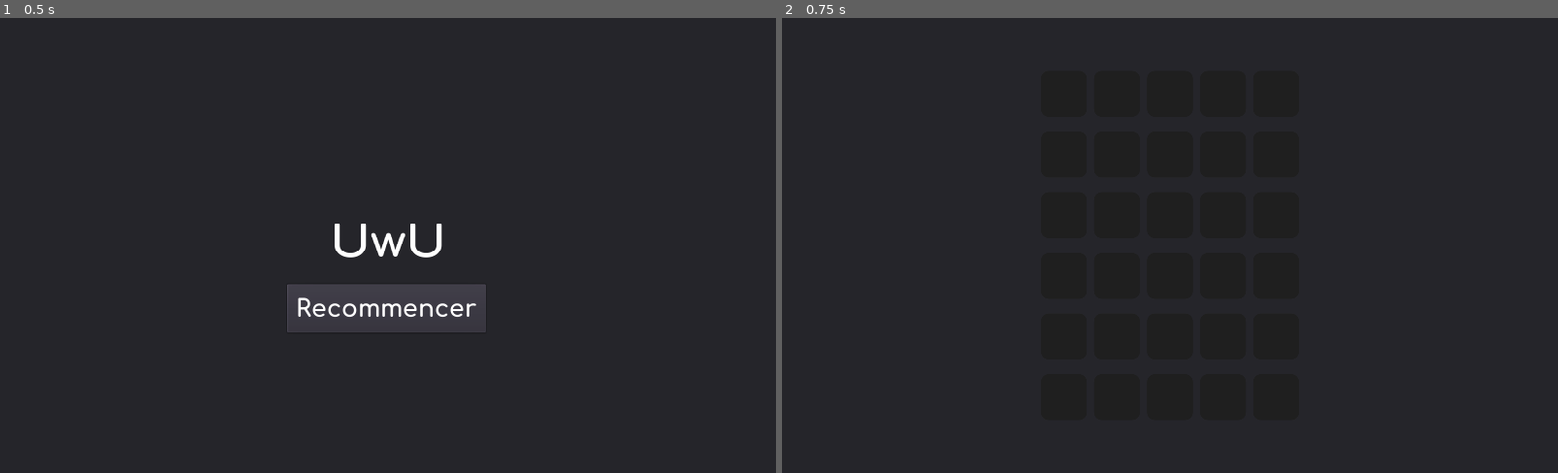
Above: before the commit, frames 1-2 (left to right).
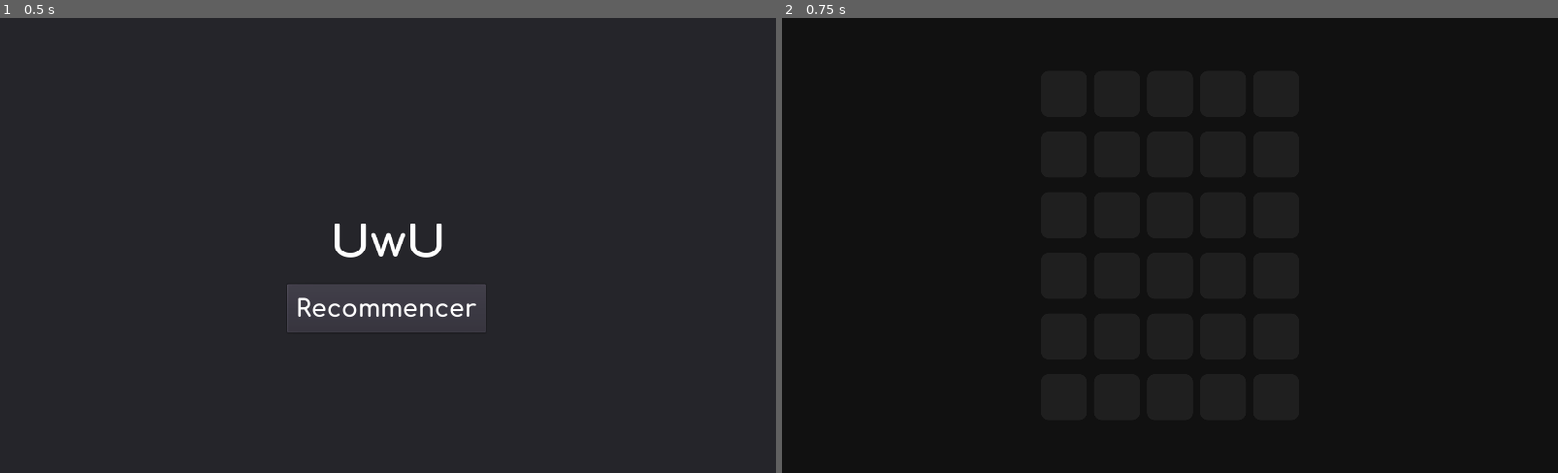
Above: after the commit, the same moments.

Repository: Pinguee/wordle
Game: Godot game, scene res://Scenes/End.tscn
Same seed, same stepped clock (60 frames per second), same inputs: the game is played once before the commit and once after it. This scene is started directly instead of the project's main scene.
Inputs:
- Up to frame 1 (0.5 s): no input
- Up to frame 2 (0.75 s): click "Recommencer" at 0.5 s

Frame 1 is identical in both runs. In frame 2, 82% of the frame differs, in the area x 0-100%, y 0-100%.
Error after the commit: Parse Error: The identifier "a" isn't declared in the current scope. (res://Scenes/Scripts/Main.gd:55)

Commit message:
Quick cleanup

Diff:
--- a/UI/font_set_up.tres
+++ b/Resources/font_square.tres
@@ -1,6 +1,6 @@
 [gd_resource type="DynamicFont" load_steps=2 format=2]
 
-[ext_resource path="res://UI/Comfortaa-Bold.ttf" type="DynamicFontData" id=1]
+[ext_resource path="res://Resources/Comfortaa-Bold.ttf" type="DynamicFontData" id=1]
 
 [resource]
 size = 36
--- a/Scenes/End.tscn
+++ b/Scenes/End.tscn
@@ -1,7 +1,8 @@
 [gd_scene load_steps=5 format=2]
 
-[ext_resource path="res://UI/Comfortaa-Bold.ttf" type="DynamicFontData" id=1]
+[ext_resource path="res://Resources/Comfortaa-Bold.ttf" type="DynamicFontData" id=1]
 [ext_resource path="res://Scenes/Scripts/End.gd" type="Script" id=2]
+
 
 [sub_resource type="DynamicFont" id=1]
 size = 64
--- a/Scenes/Main.tscn
+++ b/Scenes/Main.tscn
@@ -12,9 +12,10 @@
 "_edit_use_anchors_": false
 }
 
-[node name="Panel" type="Panel" parent="."]
+[node name="Background" type="ColorRect" parent="."]
 anchor_right = 1.0
 anchor_bottom = 1.0
+color = Color( 0.0666667, 0.0666667, 0.0666667, 1 )
 __meta__ = {
 "_edit_use_anchors_": false
 }
--- a/Scenes/Scripts/Main.gd
+++ b/Scenes/Scripts/Main.gd
@@ -1,30 +1,61 @@
 extends Control
 
 var word : String
+var wordlist : PoolStringArray
 var dictionary : PoolStringArray
-var dictionary_full : PoolStringArray
 var buffer : String
+
 onready var rows := $Rows.get_children()
 onready var win_scene := preload("res://Scenes/End.tscn")
 
-func enter_word():
-	if not buffer.to_upper() in dictionary_full:
+
+func _ready():
+	wordlist = load_file_lines("res://Resources/wordlist.txt")
+	dictionary = load_file_lines("res://Resources/dictionary.txt")
+
+	randomize()
+	word = (wordlist[randi() % wordlist.size()] as String).to_upper()
+	print_debug(word)
+
+
+func _input(event : InputEvent):
+	if event is InputEventKey and event.is_pressed():
+		match event.scancode:
+			KEY_BACKSPACE:
+				buffer.erase(buffer.length()-1, 1)
+				rows[0].update_row(buffer)
+			KEY_ENTER:
+				if buffer.length() == 5:
+					enter_word()
+			_:
+				var c : int = ord(char(event.scancode).to_upper())
+				if c in range(ord('A'), ord('Z') + 1) and buffer.length() < 5:
+					buffer = buffer + char(c)
+				rows[0].update_row(buffer)
+
+
+func enter_word() -> void:
+	if not buffer.to_upper() in dictionary:
 		for square in rows[0].get_children():
 			square.shake()
 		return
-	var a := []
-	var b := [0,0,0,0,0]
+
+	buffer = buffer.to_upper()
+	word = word.to_upper()
+
+	var chars := []
+	var matches := [0,0,0,0,0]
 	for c in word:
-		a.append(c)
+		chars.append(c)
 	for i in range(5):
 		if word[i].to_lower() == buffer[i].to_lower():
-			b[i] = 2
-			a.erase(buffer[i].to_lower())
+			matches[i] = 2
+			chars.erase(buffer[i].to_lower())
 	for i in range(5):
 		if buffer[i].to_lower() in a and b[i] == 0:
 			b[i] = 1
 			a.erase(buffer[i].to_lower())
-	rows[0].test_row(b, buffer)
+	(rows[0] as Row).validate_row(matches, buffer)
 	rows.pop_front()
 	if buffer.to_lower() == word.to_lower():
 		var root = get_tree().root
@@ -44,27 +75,9 @@
 		root.add_child(win_instance)
 	buffer = ""
 
-func load_dic(path : String) -> PoolStringArray:
+func load_file_lines(path : String) -> PoolStringArray:
 	var f : File = File.new()
-	f.open(path, File.READ)
-	return f.get_as_text().split('\n', false)
-
-func _input(event : InputEvent):
-	if event is InputEventKey and event.is_pressed():
-		if event.scancode == KEY_BACKSPACE:
-			buffer.erase(buffer.length()-1, 1)
-			rows[0].update_row(buffer)
-		elif event.scancode == KEY_ENTER and buffer.length() == 5:
-			enter_word()
-		else:
-			var c = ord(char(event.scancode).to_upper())
-			if c in range(ord('A'), ord('Z') + 1) and buffer.length() < 5:
-				buffer = buffer + char(c)
-			rows[0].update_row(buffer)
-
-func _ready():
-	randomize()
-	dictionary = load_dic("res://dico_trie.txt")
-	dictionary_full = load_dic("res://dico5.txt")
-	word = dictionary[randi() % dictionary.size()]
-	print(word)
+	assert(f.open(path, File.READ) == OK, "Error opening %s" % path )
+	var lines_array := f.get_as_text().split('\n', false)
+	f.close()
+	return lines_array
--- a/Scenes/Scripts/Row.gd
+++ b/Scenes/Scripts/Row.gd
@@ -1,4 +1,5 @@
 extends HBoxContainer
+class_name Row
 
 onready var columns := get_children()
 
@@ -8,15 +9,15 @@
 	for i in range(buffer.length()):
 		columns[i].set_state(Square.State.NOT_TESTED, buffer[i])
 
-func test_row(test_array : Array, buffer : String):
+func validate_row(test_array : Array, buffer : String):
 	for i in range(columns.size()):
 		match test_array[i] :
 			0 :
-				columns[i].set_state(Square.State.NOT_IN_WORD, buffer[i])
+				columns[i].set_state(Square.NOT_IN_WORD, buffer[i])
 			1 :
-				columns[i].set_state(Square.State.IN_WORD, buffer[i])
+				columns[i].set_state(Square.IN_WORD, buffer[i])
 			2 :
-				columns[i].set_state(Square.State.FOUND, buffer[i])
+				columns[i].set_state(Square.FOUND, buffer[i])
 
 func _ready():
 	pass
--- a/Scenes/Scripts/Square.gd
+++ b/Scenes/Scripts/Square.gd
@@ -1,32 +1,32 @@
 extends Panel
 class_name Square
 
-enum State {FOUND, NOT_IN_WORD, IN_WORD, NOT_TESTED, UNDEFINED}
-var current_state : int = State.UNDEFINED
+enum {NOT_IN_WORD, FOUND, IN_WORD, NOT_TESTED, UNDEFINED}
+var current_state : int = UNDEFINED
 onready var anim_player = get_node("AnimationPlayer")
 
 func _ready():
-	set_state(State.UNDEFINED)
+	set_state(UNDEFINED)
 
 func set_state(state : int, letter : String = ''):
 	current_state = state
 	match state :
-		State.UNDEFINED :
+		UNDEFINED :
 			$Label.hide()
 			self_modulate = Color("#1f1f1f")
-		State.FOUND :
+		FOUND :
 			$Label.show()
 			$Label.text = letter
 			self_modulate = Color("#80cd61")
-		State.NOT_IN_WORD :
+		NOT_IN_WORD :
 			$Label.show()
 			$Label.text = letter
 			self_modulate = Color("#2f2f2f")
-		State.IN_WORD :
+		IN_WORD :
 			$Label.show()
 			$Label.text = letter
 			self_modulate = Color("#ffa300")
-		State.NOT_TESTED :
+		NOT_TESTED :
 			$Label.show()
 			$Label.text = letter
 			self_modulate = Color("#1f1f1f")
--- a/Scenes/Square.tscn
+++ b/Scenes/Square.tscn
@@ -1,8 +1,11 @@
 [gd_scene load_steps=5 format=2]
 
-[ext_resource path="res://UI/roundedsquare_white.tres" type="StyleBox" id=1]
-[ext_resource path="res://UI/font_set_up.tres" type="DynamicFont" id=2]
+[ext_resource path="res://Resources/ui_square.tres" type="StyleBox" id=1]
+[ext_resource path="res://Resources/font_square.tres" type="DynamicFont" id=2]
 [ext_resource path="res://Scenes/Scripts/Square.gd" type="Script" id=3]
+
+
+
 
 [sub_resource type="Animation" id=1]
 resource_name = "Shake"
--- a/default_env.tres
+++ /dev/null
@@ -1,7 +0,0 @@
-[gd_resource type="Environment" load_steps=2 format=2]
-
-[sub_resource type="ProceduralSky" id=1]
-
-[resource]
-background_mode = 2
-background_sky = SubResource( 1 )
--- a/project.godot
+++ b/project.godot
@@ -14,6 +14,11 @@
 "language": "GDScript",
 "path": "res://Scenes/Scripts/End.gd"
 }, {
+"base": "HBoxContainer",
+"class": "Row",
+"language": "GDScript",
+"path": "res://Scenes/Scripts/Row.gd"
+}, {
 "base": "Panel",
 "class": "Square",
 "language": "GDScript",
@@ -21,6 +26,7 @@
 } ]
 _global_script_class_icons={
 "End": "",
+"Row": "",
 "Square": ""
 }
 
@@ -41,4 +47,3 @@
 quality/driver/driver_name="GLES2"
 vram_compression/import_etc=true
 vram_compression/import_etc2=false
-environment/default_environment="res://default_env.tres"
Renamed: UI/Comfortaa-Bold.ttf -> Resources/Comfortaa-Bold.ttf
Renamed: dico5.txt -> Resources/dictionary.txt
Renamed: UI/roundedsquare_white.tres -> Resources/ui_square.tres
Renamed: dico_trie.txt -> Resources/wordlist.txt
Not shown, added: index.png.import
